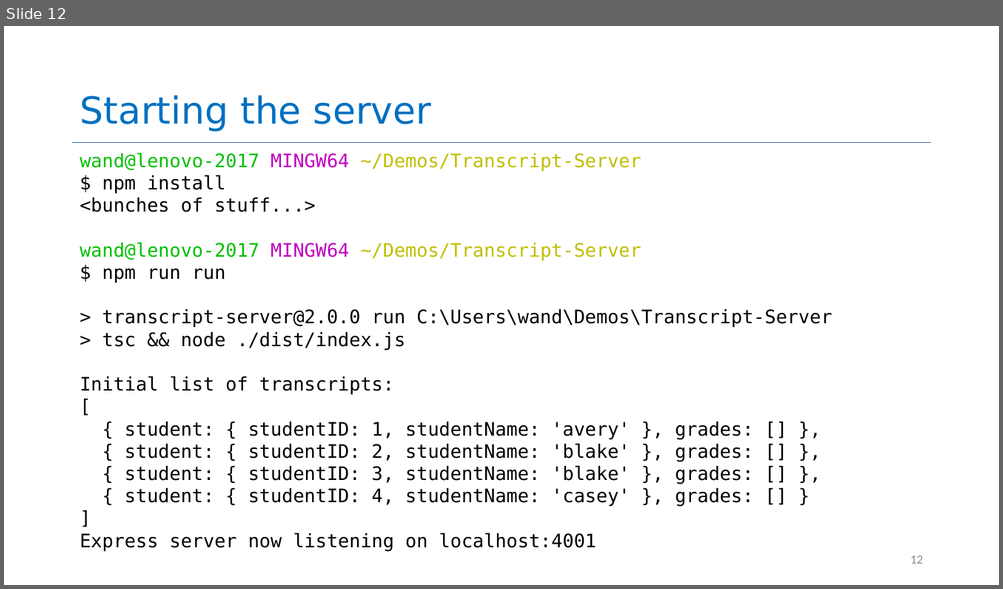
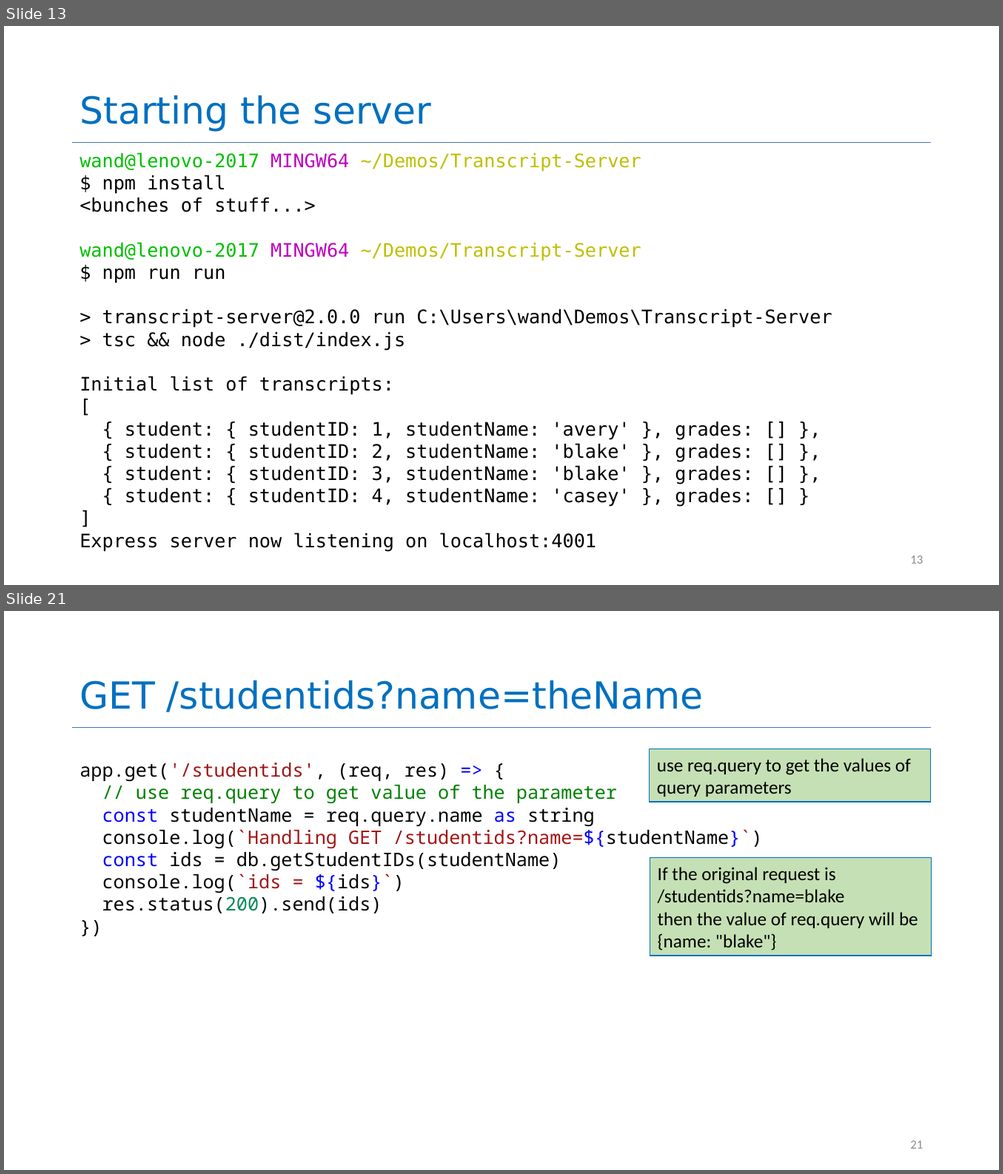
Before and after one commit to neu-se/CS4530-CS5500-Spring-2021, a slide deck: Slides/Lesson 3.4 Building a REST server.pptx. Shown one above the other, each under a label of ours: slide 12 before the commit, slides 13 and 21 after it; the slides between them are not shown. The pictures are 1003x589 and 1003x1174 pixels, drawn with LibreOffice and Linux fonts; fonts in the diff are those of the drawing. Boxes give left, top, right and bottom in pixels: in the first picture for what was removed or moved away, otherwise in the second. Text is boxed around its words. In the diff, an @@ line names an element or a change of style, - is before the commit and + after.

```diff
--- a/Slides/Lesson 3.4 Building a REST server.pptx
+++ b/Slides/Lesson 3.4 Building a REST server.pptx
@@ slide 21 added at (4,611,999,1170), background #FFFFFF; not listed: 1 template element that a slide beside it also shows @@
@@ title added at (79,680,703,712), 36 pt, text #0070C0 @@
+GET /studentids?name=theName
@@ text added at (79,763,762,914), 18 pt, text #000000 @@
+app.get('/studentids', (req, res) => {
+// use req.query to get value of the parameter
+const studentName = req.query.name as string
+console.log(`Handling GET /studentids?name=${studentName}`)
+const ids = db.getStudentIDs(studentName)
+console.log(`ids = ${ids}`)
+res.status(200).send(ids)
+})
@@ rectangle added at (649,749,930,802), fill #C5E0B4, outline #0070C0 1 pt, 18 pt, text #000000 @@
+use req.query to get the values of query parameters
@@ rectangle added at (650,858,931,956), fill #C5E0B4, outline #0070C0 1 pt, 18 pt, text #000000 @@
+If the original request is
+/studentids?name=blake
+then the value of req.query will be {name: "blake"}
@@ page number added at (910,1141,922,1149), 12 pt, text #8C8C8C @@
+21
@@ what was slide 12 is now slide 13 @@
@@ page number at (910,556,922,564): text changed @@
-12
+13
```
Also in this commit, not shown: 9 slides changed, 9 other slides added, 2 slides removed, 5 other files.
